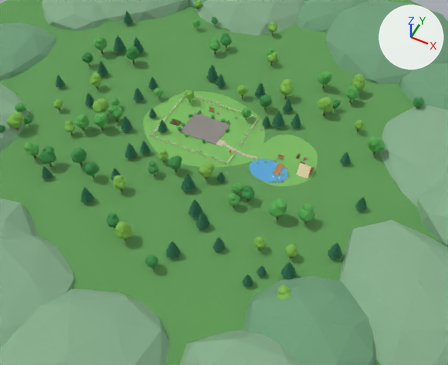
Before and after pictures for a commit that changed the glTF model public/models/outdoor.glb.
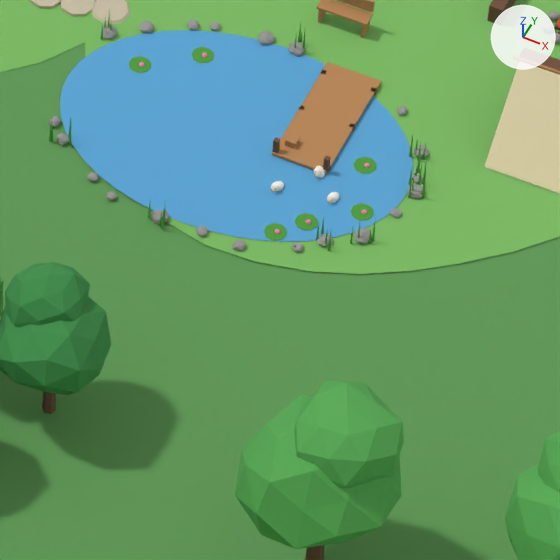
Each version appears first from a camera (50 mm lens) standing at (57.7, -104.4, 111.8) and looking at (10.5, -10.0, -6.1), and next in a close-up on the part from 54% to 68% of the width and 43% to 60% of the height. Arrows for +X, +Y and +Z are at upper right; the lights stay in place. The older version's two pictures come first. Where no turn or scale is listed for an object, it has been applied to the vertices. Vertices at exactly the same position are counted once.

Names of what the first close-up shows: 'OUT_canvas_south', 'OUT_duck', 'OUT_flower_pink', 'OUT_grass_far', 'OUT_grass_yard', 'OUT_leaf_a', 'OUT_leaf_b', 'OUT_path', 'OUT_rock', 'OUT_trunk', 'OUT_veg', 'OUT_water', 'OUT_wood'.
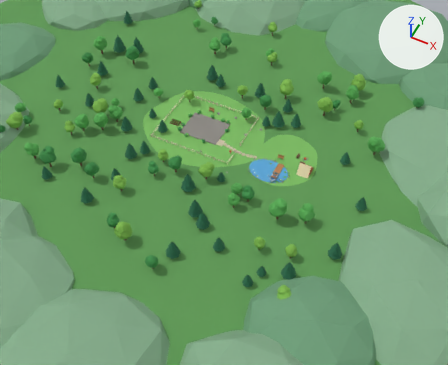
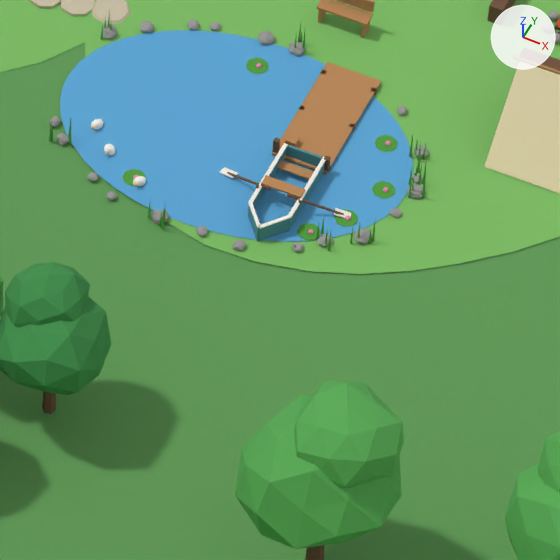
Patch to the scene script:
```diff
--- a/public/models/outdoor.glb.py
+++ b/public/models/outdoor.glb.py
@@ me_out_duck @@
-me_out_duck.from_pydata(...)  # 252 vertices, 480 faces; spans x 22.64..24.45, y -8.03..-6.63, z -0.2..0.14
+me_out_duck.from_pydata(...)  # 252 vertices, 480 faces; spans x 17.35..19.56, y -9.53..-7.71, z -0.2..0.14
+# me_out_duck part 1: the loose piece of 42 vertices spanning x 23.43..23.77, y -6.97..-6.63, z -0.2..0.06 is moved by (-5.4, -1.8, 0.0)
+# me_out_duck part 2: the loose piece of 42 vertices spanning x 23.51..23.69, y -7.03..-6.85, z -0.04..0.14 is moved by (-5.4, -1.8, 0.0)
+# me_out_duck part 3: the loose piece of 42 vertices spanning x 24.15..24.45, y -7.69..-7.31, z -0.2..0.06 is moved by (-6.8, -0.4, 0.0)
+# me_out_duck part 4: the loose piece of 42 vertices spanning x 24.21..24.39, y -7.73..-7.55, z -0.04..0.14 is moved by (-6.8, -0.4, 0.0)
+# me_out_duck part 5: the loose piece of 42 vertices spanning x 22.64..22.96, y -7.98..-7.62, z -0.2..0.06 is moved by (-3.4, -1.5, 0.0)
+# me_out_duck part 6: the loose piece of 42 vertices spanning x 22.71..22.89, y -8.03..-7.85, z -0.04..0.14 is moved by (-3.4, -1.5, 0.0)
 me_out_duck.materials.append(mat_out_duck)
@@ me_out_flower_pink @@
-me_out_flower_pink.from_pydata(...)  # 1302 vertices, 2480 faces; spans x -6.2..25.3, y -9.4..5.0, z -0.1..0.6
+me_out_flower_pink.from_pydata(...)  # 1302 vertices, 2480 faces; spans x -6.2..25.5, y -9.3..5.0, z -0.1..0.6
+# me_out_flower_pink part 7: the loose piece of 42 vertices spanning x 24.6..24.7, y -6.1..-5.9, z -0.1..0.0 is moved by (0.2, 1.0, 0.0)
+# me_out_flower_pink part 8: the loose piece of 42 vertices spanning x 25.2..25.3, y -7.7..-7.5, z -0.1..0.0 is moved by (0.2, 1.0, 0.0)
+# me_out_flower_pink part 9: the loose piece of 42 vertices spanning x 24.0..24.1, y -8.7..-8.5, z -0.1..0.0 is moved by (0.9, 0.6, 0.0)
+# me_out_flower_pink part 10: the loose piece of 42 vertices spanning x 23.4..23.5, y -9.4..-9.2, z -0.1..0.0 is moved by (0.8, 0.4, 0.0)
+# me_out_flower_pink part 11: the loose piece of 42 vertices spanning x 19.0..19.1, y -4.3..-4.1, z -0.1..0.0 is moved by (1.5, 0.3, 0.0)
+# other edits to the shape of me_out_flower_pink do not show in these pictures
 me_out_flower_pink.materials.append(mat_out_flower_pink)
@@ me_out_veg @@
 me_out_veg.from_pydata(...)  # 792 vertices, 1368 faces; spans x -9.1..26.5, y -10.6..-0.7, z -0.1..0.9
+# me_out_veg part 12: the loose piece of 18 vertices spanning x 24.3..24.9, y -6.3..-5.7, z -0.1 is moved by (0.2, 1.0, 0.0)
+# me_out_veg part 13: the loose piece of 18 vertices spanning x 24.9..25.5, y -7.9..-7.3, z -0.1 is moved by (0.2, 1.0, 0.0)
+# me_out_veg part 14: the loose piece of 18 vertices spanning x 23.7..24.3, y -8.9..-8.3, z -0.1 is moved by (0.9, 0.6, 0.0)
+# me_out_veg part 15: the loose piece of 18 vertices spanning x 23.1..23.7, y -9.6..-9.0, z -0.1 is moved by (0.8, 0.4, 0.0)
+# me_out_veg part 16: the loose piece of 18 vertices spanning x 18.7..19.3, y -4.5..-3.9, z -0.1 is moved by (1.5, 0.3, 0.0)
+# me_out_veg part 17: the loose piece of 18 vertices spanning x 17.3..17.9, y -5.6..-5.0, z -0.1 is moved by (1.6, -3.9, 0.0)
 me_out_veg.materials.append(mat_out_veg)
@@ ob_boat_wood @@
+ob_boat_wood = bpy.data.objects.new('BOAT_wood', me_boat_wood)  # 43 vertices, 61 faces; spans x -0.58..0.58, y -1.6..1.5, z -0.25..0.46; in mat_out_wood (orange #b98756)
+ob_boat_wood.location = (23.1, -8.18, 0.0)
@@ ob_boat_trunk @@
+ob_boat_trunk = bpy.data.objects.new('BOAT_trunk', me_boat_trunk)  # 32 vertices, 48 faces; spans x -1.77..1.77, y -0.33..0.28, z -0.12..0.54; in mat_out_trunk (brown #70503a)
+ob_boat_trunk.location = (23.1, -8.18, 0.0)
@@ ob_boat_pillow @@
+ob_boat_pillow = bpy.data.objects.new('BOAT_pillow', me_boat_pillow)  # 48 vertices, 72 faces; spans x -1.93..1.93, y -1.63..1.5, z -0.13..0.43; in mat_out_pillow (white #f4efe6)
+ob_boat_pillow.location = (23.1, -8.18, 0.0)
@@ ob_boat_blanket_a @@
+ob_boat_blanket_a = bpy.data.objects.new('BOAT_blanket_a', me_boat_blanket_a)  # 40 vertices, 60 faces; spans x -0.6..0.6, y -1.62..1.54, z -0.25..0.37; in mat_out_blanket_a (cyan #4f8f98)
+ob_boat_blanket_a.location = (23.1, -8.18, 0.0)
```

What differs and where, as boxes (x1, y1, x2, y2) in the close-ups (560 x 560 px; the box of a moved part takes in the faces that stretch with it):
'BOAT_blanket_a', added (cyan)
    after: (248, 145, 325, 242)
'BOAT_pillow', added
    after: (219, 143, 351, 229)
'BOAT_wood', added (orange)
    after: (261, 160, 314, 198)
'OUT_duck', reshaped (19% narrower, 82% taller)
    before: (271, 166, 339, 203)
    after: (91, 119, 146, 187)
'BOAT_trunk', added
    after: (227, 172, 344, 215)
'OUT_flower_pink', reshaped
    before: (139, 53, 370, 234)
    after: (133, 63, 391, 234)
part 1 of me_out_duck, moved or reshaped
    before: (314, 166, 325, 178)
    after: (104, 144, 115, 156)
part 2 of me_out_duck, moved or reshaped
    before: (315, 169, 321, 175)
    after: (105, 147, 111, 153)
part 3 of me_out_duck, moved or reshaped
    before: (327, 192, 339, 203)
    after: (91, 119, 103, 130)
part 4 of me_out_duck, moved or reshaped
    before: (328, 195, 335, 201)
    after: (92, 122, 98, 128)
part 5 of me_out_duck, moved or reshaped
    before: (271, 181, 284, 192)
    after: (133, 176, 146, 187)
part 6 of me_out_duck, moved or reshaped
    before: (272, 184, 279, 190)
    after: (134, 179, 141, 185)
part 7 of me_out_flower_pink, moved or reshaped
    before: (364, 163, 370, 168)
    after: (385, 141, 391, 146)
part 8 of me_out_flower_pink, moved or reshaped
    before: (361, 209, 367, 214)
    after: (383, 187, 388, 192)
part 9 of me_out_flower_pink, moved or reshaped
    before: (306, 219, 311, 224)
    after: (345, 215, 351, 221)
part 10 of me_out_flower_pink, moved or reshaped
    before: (275, 229, 280, 234)
    after: (308, 229, 314, 234)
part 11 of me_out_flower_pink, moved or reshaped
    before: (202, 53, 207, 57)
    after: (256, 63, 262, 68)
part 12 of me_out_veg, moved or reshaped
    before: (353, 157, 376, 174)
    after: (375, 135, 398, 152)
part 13 of me_out_veg, moved or reshaped
    before: (351, 203, 374, 220)
    after: (372, 181, 395, 198)
part 14 of me_out_veg, moved or reshaped
    before: (295, 213, 318, 230)
    after: (335, 209, 358, 227)
part 15 of me_out_veg, moved or reshaped
    before: (264, 223, 287, 240)
    after: (297, 223, 320, 240)
part 16 of me_out_veg, moved or reshaped
    before: (191, 47, 214, 63)
    after: (246, 57, 268, 74)
part 17 of me_out_veg, moved or reshaped
    before: (129, 56, 151, 73)
    after: (122, 169, 146, 186)
